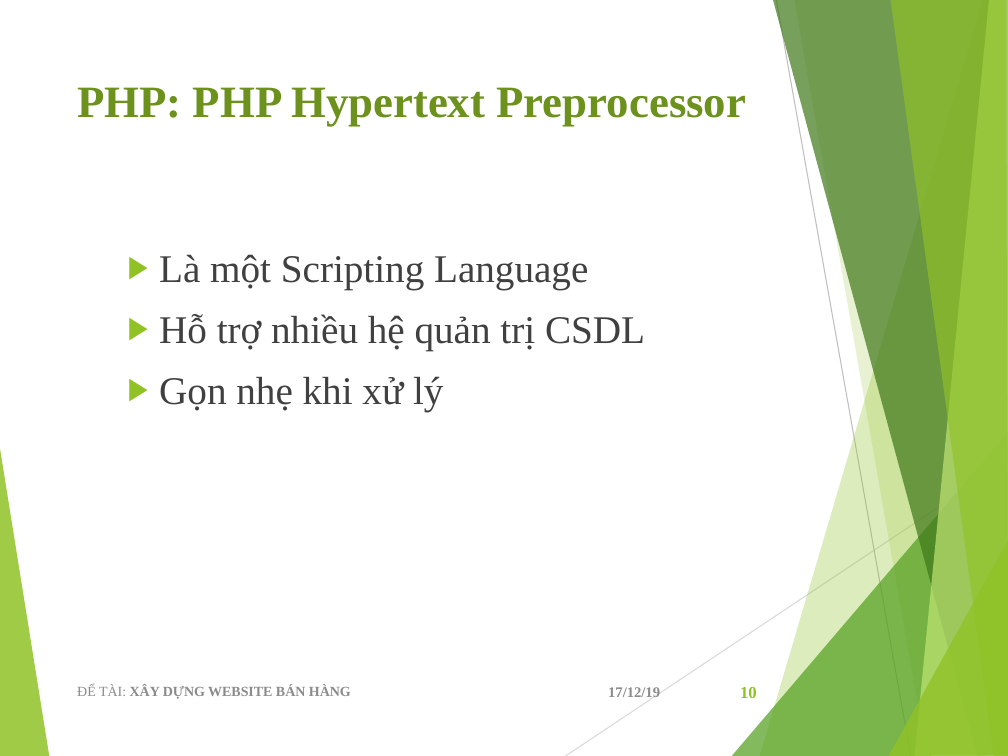
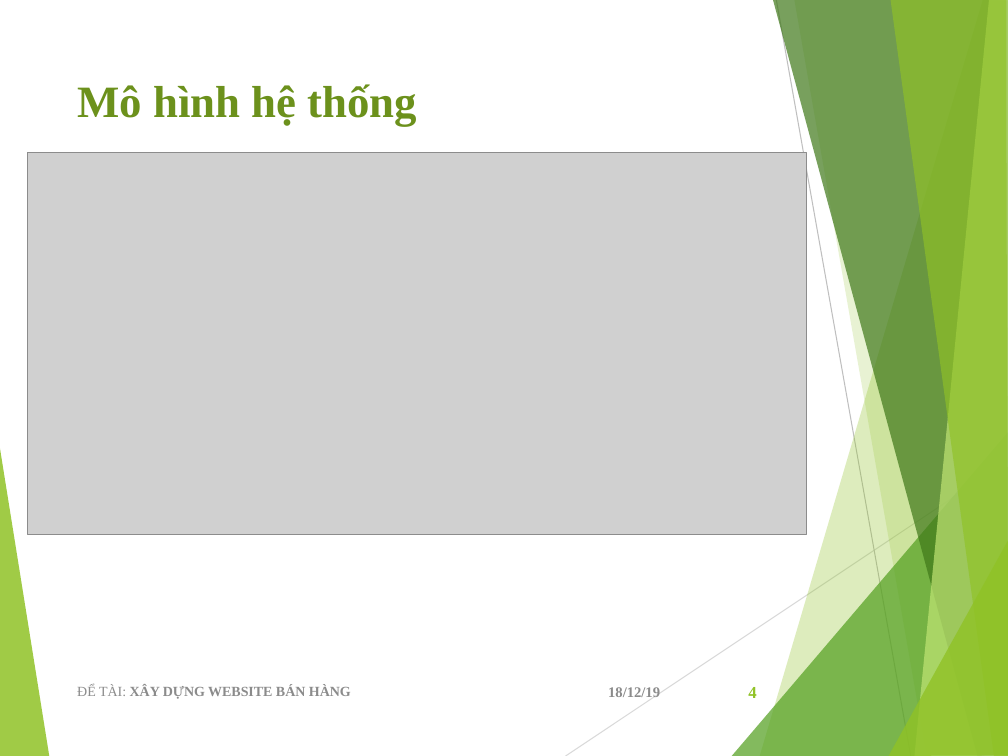
Before and after one commit to viet97/doandocs, a slide deck: slide 4 of DATN_Presentation.pptx (slide 10 before the commit). Drawn at 1008x756 pixels with LibreOffice and Linux fonts; fonts in the diff are those of the drawing; grey boxes stand for pictures. Boxes give left, top, right and bottom in pixels: in the first picture for what was removed or moved away, otherwise in the second. Text is boxed around its words. In the diff, an @@ line names an element or a change of style, - is before the commit and + after.

```diff
--- a/DATN_Presentation.pptx
+++ b/DATN_Presentation.pptx
@@ title at <box>77,84,417,126</box>: text changed @@
-PHP: PHP Hypertext Preprocessor
+Mô hình hệ thống
@@ picture added at <box>28,152,806,534</box> @@
@@ text removed at <box>159,254,645,412</box> @@
-  ▶ Là một Scripting Language
-  ▶ Hỗ trợ nhiều hệ quản trị CSDL
-  ▶ Gọn nhẹ khi xử lý
@@ text at <box>608,687,660,697</box>: text changed @@
-17/12/19
+18/12/19
@@ page number at <box>748,687,756,698</box>: text changed @@
-10
+4
```
Also in this commit, not shown: 12 other slides changed, 4 slides added, 5 slides removed.
